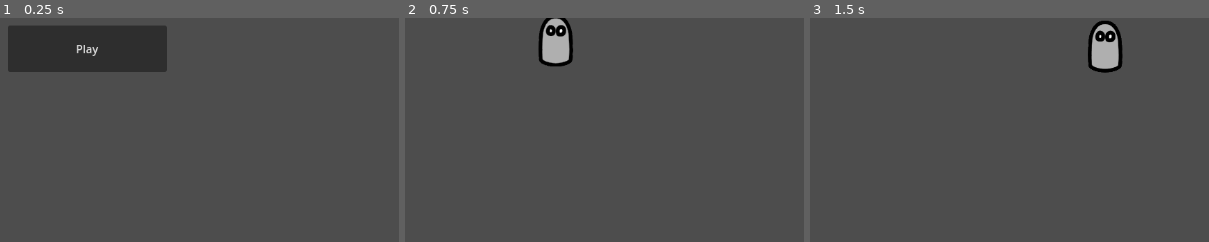
Above: before the commit, frames 1-3 (left to right).
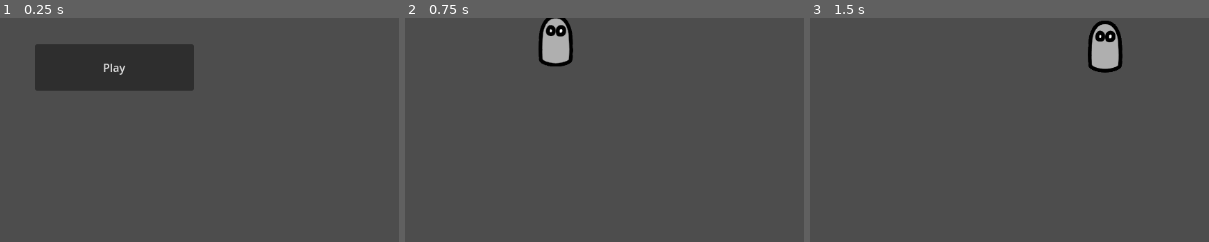
Above: after the commit, the same moments.

Repository: meb-games/ddbh
Game: Godot game, scene res://main_screen.tscn
Two runs of this game, one before a commit and one after it. Both use one fixed random seed, a clock stepped at 60 frames per second and the inputs below.
Inputs (mouse positions are % of the whole screen's width and height, from its top left):
- Up to frame 1 (0.25 s): no input
- Up to frame 2 (0.75 s): click "Play" at 0.5 s
- Up to frame 3 (1.5 s): tap Enter at 1.25 s; move the mouse to (72, 45) at 1.27 s; hold D (move_right) from 1.28 s (still down); right-click (72, 45) at 1.35 s
The pictures show only the part of the screen within x 36-85%, y 39-89%; the shares and areas given below are measured in that part.

The runs differ from the first frame. In frame 1, 8.3% of the frame differs, in the area x 2-49%, y 3-33%; in frame 2, nothing differs; in frame 3, nothing differs.

Commit message:
added AI-made health system, didn't commit, added pause menu, it now works well

Diff:
--- a/game.gd
+++ b/game.gd
@@ -3,7 +3,7 @@
 @export var MAGE_SCENE: PackedScene
 
 func _ready() -> void:
-	var mage = MAGE_SCENE.instantiate()
-	mage.position.x += 100
-	mage.position.y += 100
-	add_child(mage)
+    var mage = MAGE_SCENE.instantiate()
+    mage.position.x += 100
+    mage.position.y += 100
+    add_child(mage)
--- a/game.tscn
+++ b/game.tscn
@@ -1,9 +1,10 @@
-[gd_scene load_steps=6 format=3 uid="uid://c50375av8jgsp"]
+[gd_scene load_steps=7 format=3 uid="uid://c50375av8jgsp"]
 
 [ext_resource type="Script" uid="uid://chcpev8bc35m3" path="res://game.gd" id="1_fc0e3"]
 [ext_resource type="PackedScene" uid="uid://b4f5blbvwx4hx" path="res://game/enemy/mage.tscn" id="2_7jktm"]
 [ext_resource type="Script" uid="uid://qkys0o505fxc" path="res://game/explorer.gd" id="3_ryrav"]
 [ext_resource type="Texture2D" uid="uid://23vxmoeodn8u" path="res://assets/sprites/explorer.png" id="4_eow3j"]
+[ext_resource type="PackedScene" uid="uid://bfnpagbmka5qo" path="res://pause_menu.tscn" id="5_7jktm"]
 
 [sub_resource type="RectangleShape2D" id="RectangleShape2D_0xm2m"]
 size = Vector2(102, 151)
@@ -27,3 +28,6 @@
 [node name="DashTimer" type="Timer" parent="Explorer"]
 wait_time = 0.1
 one_shot = true
+
+[node name="PauseMenu" parent="." instance=ExtResource("5_7jktm")]
+visible = false
--- a/game/bullet.gd
+++ b/game/bullet.gd
@@ -4,7 +4,13 @@
 @export var speed = 400
 
 func _ready() -> void:
-    self.connect('body_entered', func(_area: Node2D): self.get_tree().change_scene_to_file("res://game_over.tscn"))
+    self.connect("body_entered", _on_body_entered)
+
+func _on_body_entered(body: Node) -> void:
+    if body.has_method("take_hit"):
+        body.take_hit(1)
+    queue_free()
+
 
 func _physics_process(delta: float) -> void:
     self.translate(motion * speed * delta)
--- a/game/explorer.gd
+++ b/game/explorer.gd
@@ -41,3 +41,19 @@
     dash_dir = (get_global_mouse_position() - global_position).normalized()
     if dash_dir == Vector2.ZERO:
         dash_dir = Vector2.RIGHT # fallback if mouse exactly on player
+
+func take_hit(base_damage: int) -> void:
+    var damage := int(base_damage * damage_mult)
+
+    if damage <= 0:
+        return # i-frames
+
+    health -= damage
+    # Optional: clamp so it never goes below zero
+    health = max(health, 0)
+
+    if health <= 0:
+        die()
+
+func die() -> void:
+    get_tree().change_scene_to_file("res://game_over.tscn")
--- a/main_screen.gd
+++ b/main_screen.gd
@@ -1,8 +1,8 @@
 extends Control
 
 func _ready() -> void:
-	# Load the game scene when the play button is pressed
-	$Play.connect(
-		"pressed",
-		func(): self.get_tree().change_scene_to_file("res://game.tscn")
-	)
+    # Load the game scene when the play button is pressed
+    $Play.connect(
+        "pressed",
+        func(): self.get_tree().change_scene_to_file("res://game.tscn")
+    )
--- a/main_screen.tscn
+++ b/main_screen.tscn
@@ -13,8 +13,8 @@
 
 [node name="Play" type="Button" parent="."]
 layout_mode = 0
-offset_left = 421.0
-offset_top = 262.0
-offset_right = 650.0
-offset_bottom = 329.0
+offset_left = 460.0
+offset_top = 289.0
+offset_right = 689.0
+offset_bottom = 356.0
 text = "Play"
--- /dev/null
+++ b/pause_menu.gd
@@ -0,0 +1,30 @@
+extends Control
+
+func resume():
+    get_tree().paused = false
+    visible = false
+
+func pause():
+    get_tree().paused = true
+    visible = true
+
+func _process(delta: float) -> void:
+    if Input.is_action_just_pressed("ingame_pause"):
+        if get_tree().paused:
+            resume()
+        else:
+            pause()
+
+
+
+func _on_resume_pressed() -> void:
+    resume()
+
+
+func _on_restart_pressed() -> void:
+    resume()
+    get_tree().reload_current_scene()
+
+
+func _on_quit_pressed() -> void:
+    get_tree().quit()
--- /dev/null
+++ b/pause_menu.tscn
@@ -0,0 +1,46 @@
+[gd_scene load_steps=2 format=3 uid="uid://bfnpagbmka5qo"]
+
+[ext_resource type="Script" uid="uid://buabkp0nrfmx1" path="res://pause_menu.gd" id="1_hdmo1"]
+
+[node name="PauseMenu" type="Control"]
+process_mode = 3
+layout_mode = 3
+anchors_preset = 15
+anchor_right = 1.0
+anchor_bottom = 1.0
+grow_horizontal = 2
+grow_vertical = 2
+script = ExtResource("1_hdmo1")
+
+[node name="ColorRect" type="ColorRect" parent="."]
+layout_mode = 0
+offset_right = 1152.0
+offset_bottom = 648.0
+color = Color(0, 0, 0, 0.23529412)
+
+[node name="PanelContainer" type="PanelContainer" parent="."]
+layout_mode = 1
+anchors_preset = -1
+offset_left = 378.0
+offset_top = 259.0
+offset_right = 766.0
+offset_bottom = 360.0
+
+[node name="VBoxContainer" type="VBoxContainer" parent="PanelContainer"]
+layout_mode = 2
+
+[node name="Resume" type="Button" parent="PanelContainer/VBoxContainer"]
+layout_mode = 2
+text = "Resume"
+
+[node name="Restart" type="Button" parent="PanelContainer/VBoxContainer"]
+layout_mode = 2
+text = "Restart"
+
+[node name="Quit" type="Button" parent="PanelContainer/VBoxContainer"]
+layout_mode = 2
+text = "Quit"
+
+[connection signal="pressed" from="PanelContainer/VBoxContainer/Resume" to="." method="_on_resume_pressed"]
+[connection signal="pressed" from="PanelContainer/VBoxContainer/Restart" to="." method="_on_restart_pressed"]
+[connection signal="pressed" from="PanelContainer/VBoxContainer/Quit" to="." method="_on_quit_pressed"]
--- a/project.godot
+++ b/project.godot
@@ -47,6 +47,11 @@
 "events": [Object(InputEventMouseButton,"resource_local_to_scene":false,"resource_name":"","device":-1,"window_id":0,"a …(253 unchanged characters)…
 ]
 }
+ingame_pause={
+"deadzone": 0.2,
+"events": [Object(InputEventKey,"resource_local_to_scene":false,"resource_name":"","device":-1,"window_id":0,"alt_pressed":false,"shift_pressed":false,"ctrl_pressed":false,"meta_pressed":false,"pressed":false,"keycode":0,"physical_keycode":4194305,"key_label":0,"unicode":0,"location":0,"echo":false,"script":null)
+]
+}
 
 [layer_names]
 
Not shown, added: pause_menu.gd.uid
